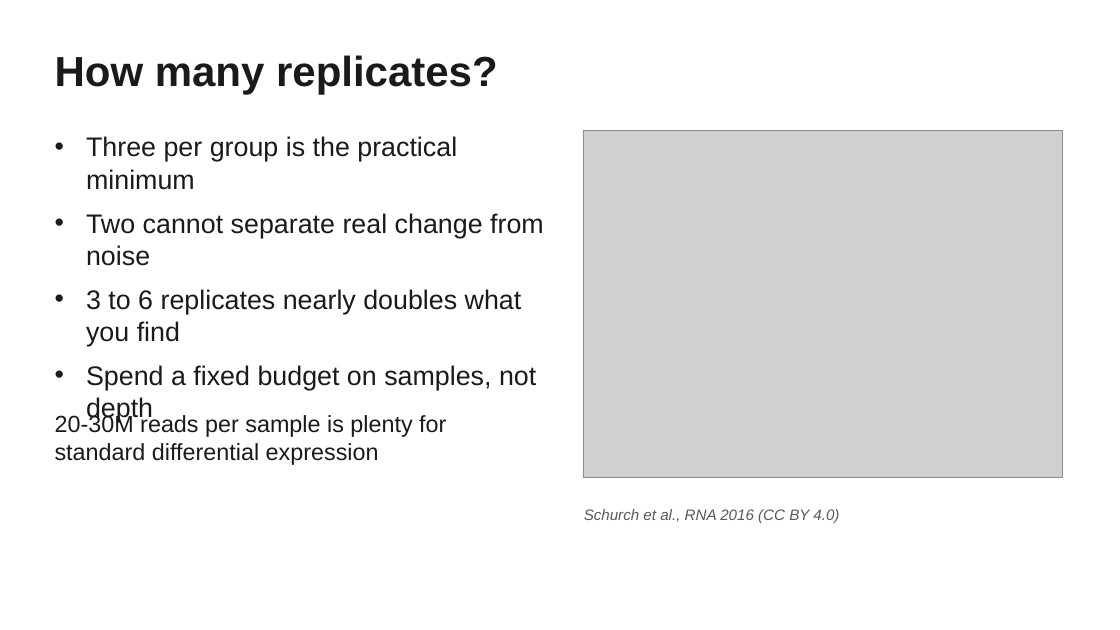
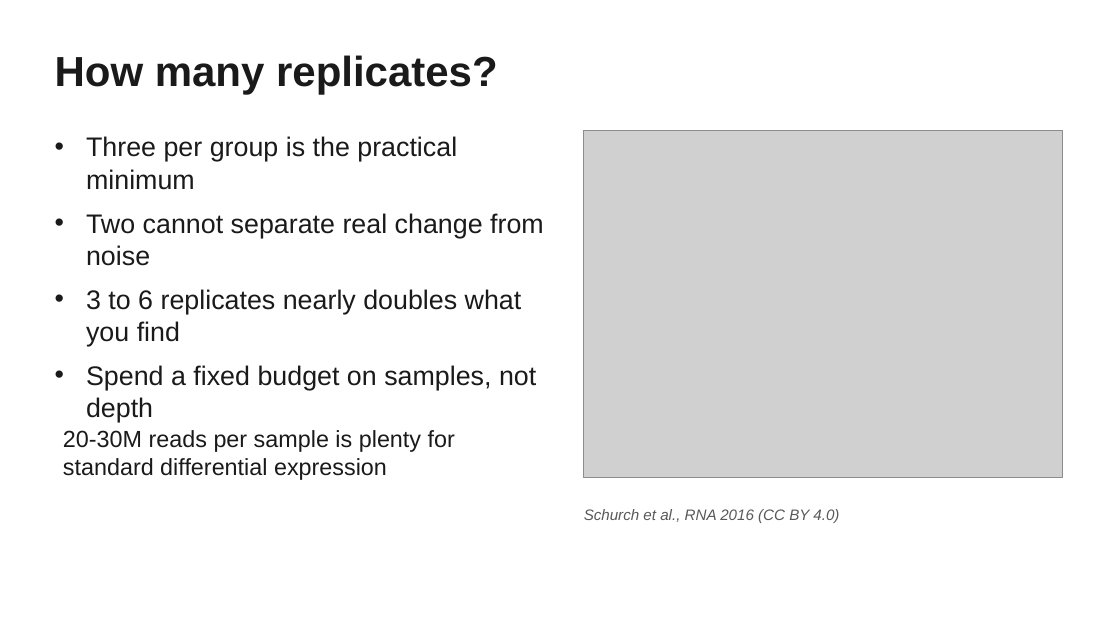
Before and after one commit to savannahmwesigwa/bulk-rnaseq-course, a slide deck: slide 10 of slides/bulk_rnaseq_tutorial.pptx. Drawn at 1120x630 pixels with LibreOffice and Linux fonts; fonts in the diff are those of the drawing; grey boxes stand for pictures. Boxes give left, top, right and bottom in pixels: in the first picture for what was removed or moved away, otherwise in the second. Text is boxed around its words. In the diff, an @@ line names an element or a change of style, - is before the commit and + after.

Commit message:
Add glossary and FAQ, sample sheet and project file; update practical

```diff
--- a/slides/bulk_rnaseq_tutorial.pptx
+++ b/slides/bulk_rnaseq_tutorial.pptx
@@ text "20-30M reads per sample is ...": place and size @@
-text "20-30M reads per sample is ..." at bbox=[55, 413, 446, 465]
+text "20-30M reads per sample is ..." at bbox=[63, 430, 455, 480]
```
Also in this commit, not shown: 1 other slide changed, 9 other files.
